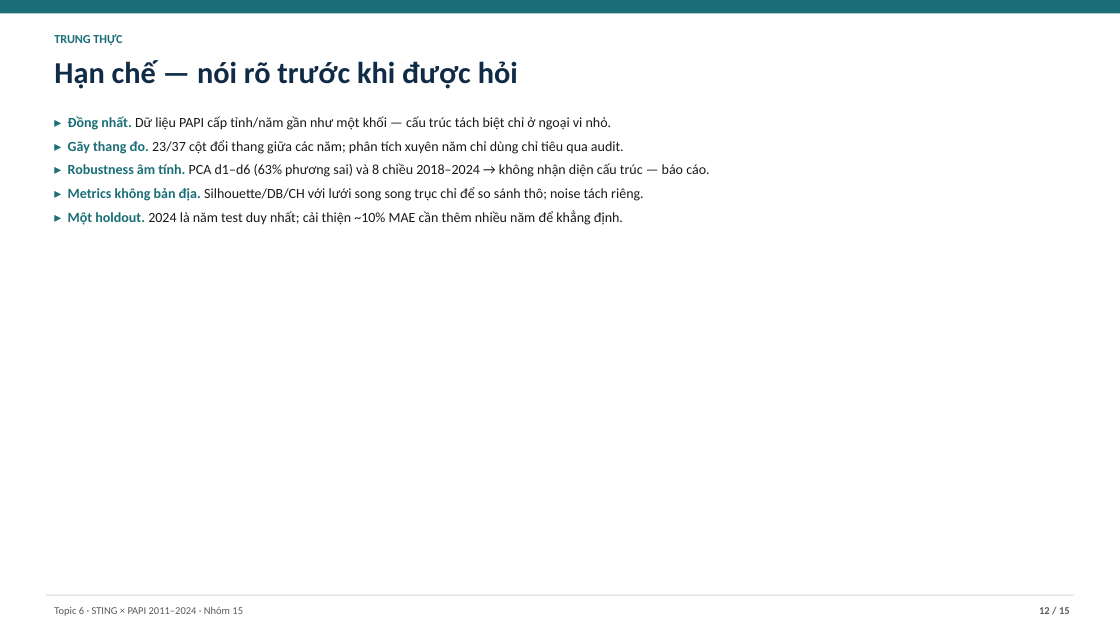
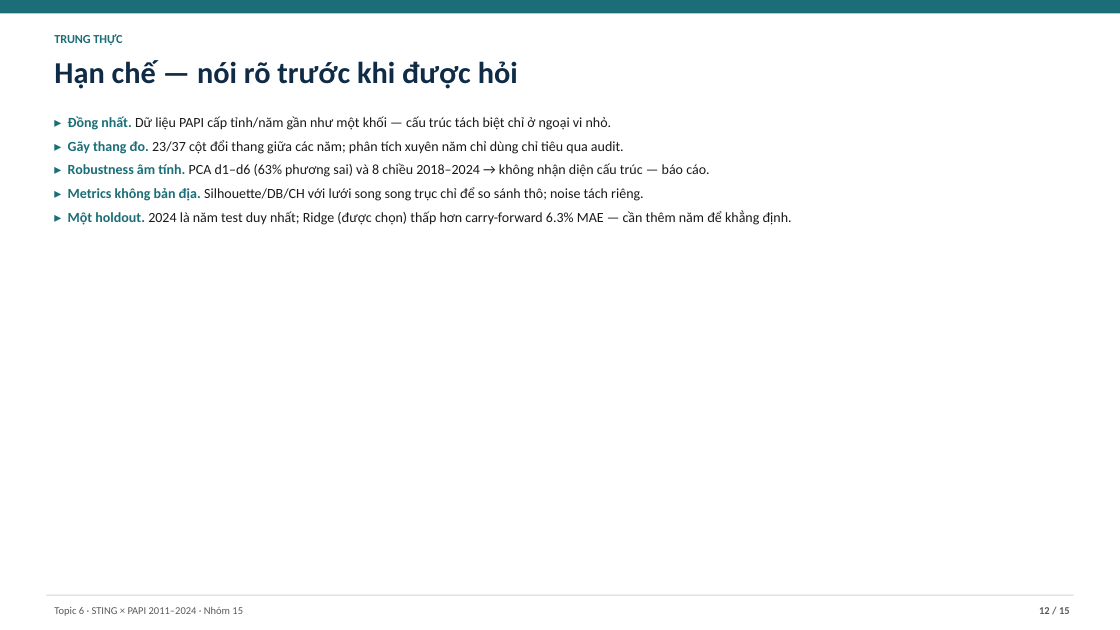
Before and after one commit to JasonTM17/Grid_Based_Sociology, a slide deck: slide 12 of slides/midterm.pptx. Drawn at 1120x630 pixels with LibreOffice and Linux fonts; fonts in the diff are those of the drawing. Boxes give left, top, right and bottom in pixels: in the first picture for what was removed or moved away, otherwise in the second. Text is boxed around its words. In the diff, an @@ line names an element or a change of style, - is before the commit and + after.

```diff
--- a/slides/midterm.pptx
+++ b/slides/midterm.pptx
@@ text at bbox=[68, 210, 792, 225]: text changed @@
-▸ Một holdout. 2024 là năm test duy nhất; cải thiện ~10% MAE cần thêm nhiều năm để khẳng định.
+▸ Một holdout. 2024 là năm test duy nhất; Ridge (được chọn) thấp hơn carry-forward 6.3% MAE — cần thêm năm để khẳng định.
```
Also in this commit, not shown: 4 other slides changed, 3 other files.
